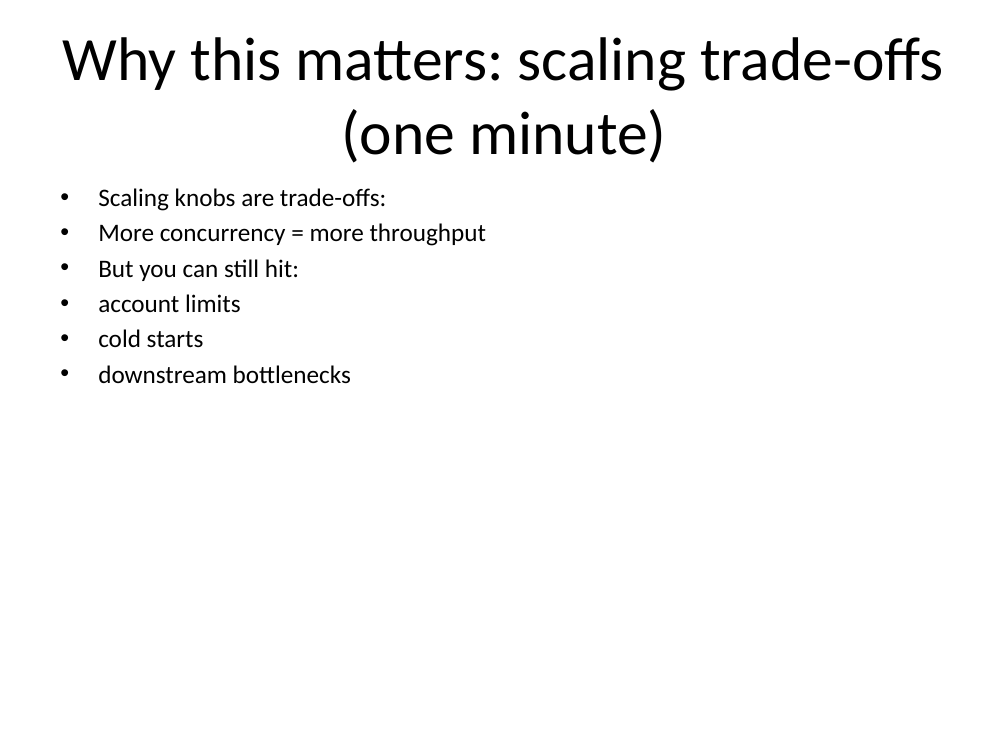
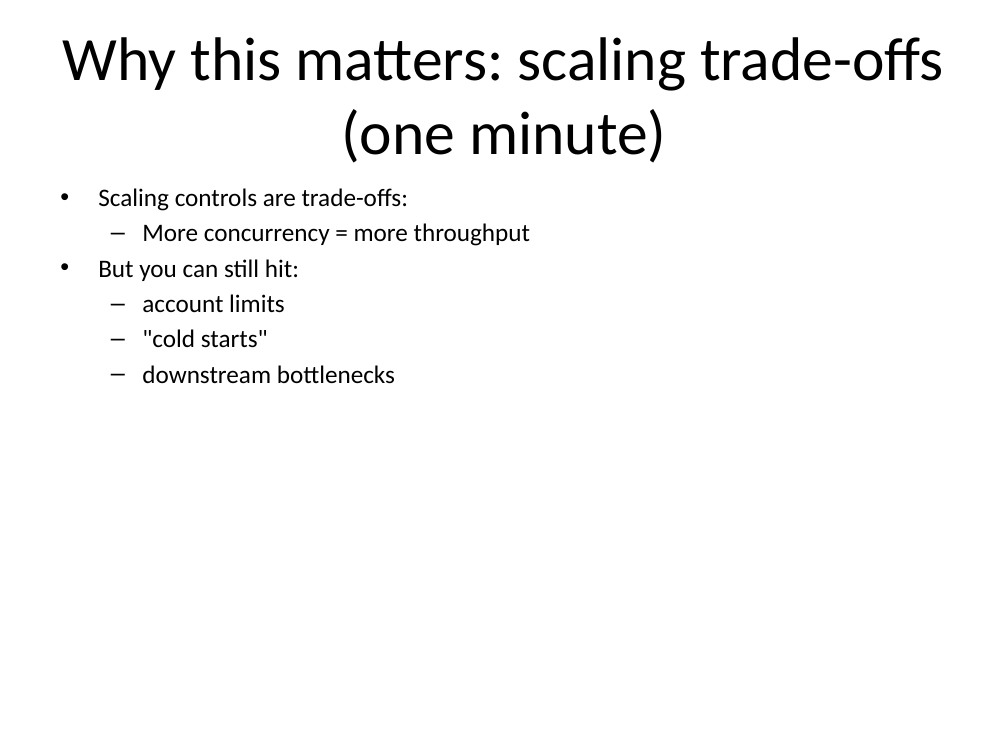
Before and after one commit to Corndel/AI6-5W, a slide deck: slide 9 of slides/afternoon_deck_scale_or_fail.pptx. Drawn at 1008x756 pixels with LibreOffice and Linux fonts; fonts in the diff are those of the drawing. Boxes give left, top, right and bottom in pixels: in the first picture for what was removed or moved away, otherwise in the second. Text is boxed around its words. In the diff, an @@ line names an element or a change of style, - is before the commit and + after.

```diff
--- a/slides/afternoon_deck_scale_or_fail.pptx
+++ b/slides/afternoon_deck_scale_or_fail.pptx
@@ text at bbox=[98, 188, 408, 211]: text changed @@
-• Scaling knobs are trade-offs:
+• Scaling controls are trade-offs:
@@ text at bbox=[142, 223, 530, 384]: bullet • to –; list level 1 to 2 in "More concurrency = more throughput"; list level 1 to 2 in "account limits"; list level 1 to 2 in "downstream bottlenecks" @@
@@ text at bbox=[142, 329, 268, 348]: text changed @@
-• cold starts
+  – "cold starts"
```
Also in this commit, not shown: 10 other slides changed, 1 other file.
